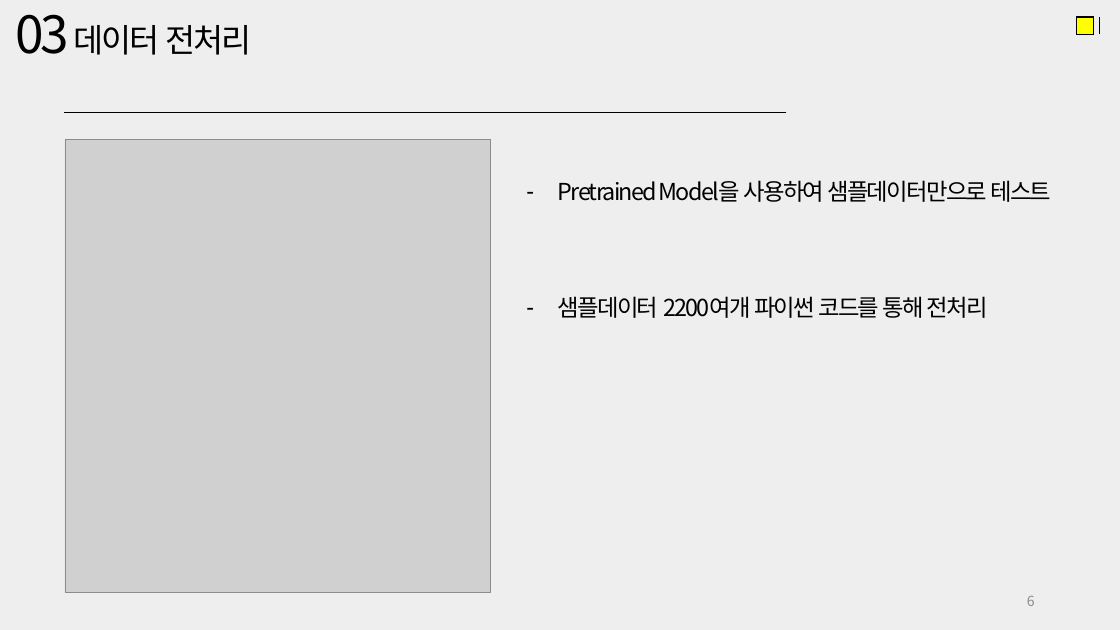
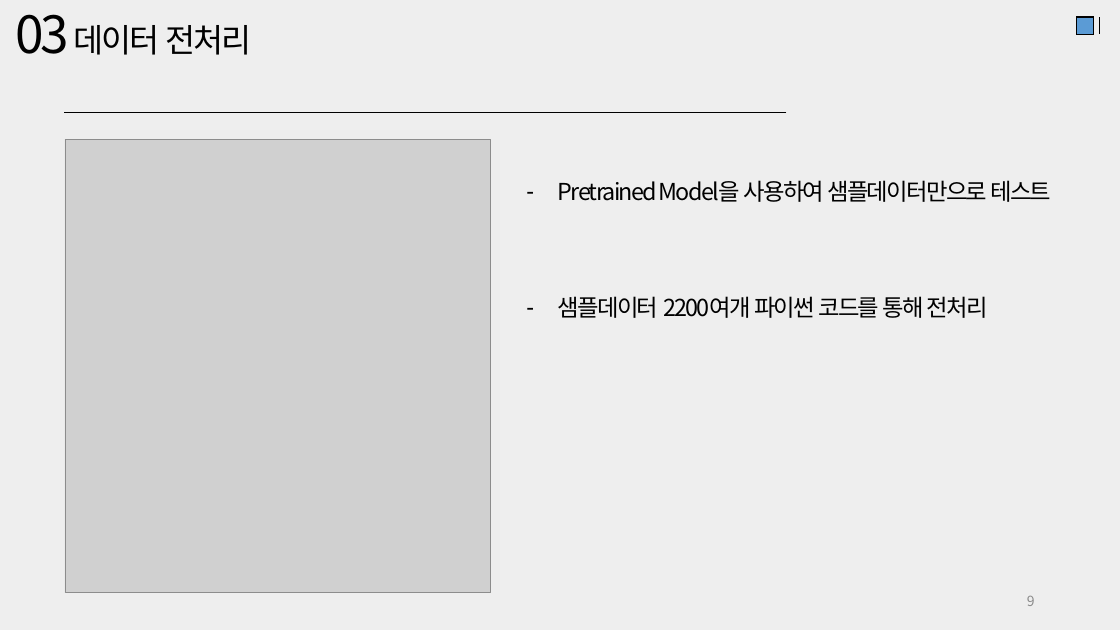
Before and after one commit to JaeHyung-Jung/UNDERDOG, a slide deck: slide 9 of 6주차/중간결과 발표자료.pptx (slide 6 before the commit). Drawn at 1120x630 pixels with LibreOffice and Linux fonts; fonts in the diff are those of the drawing; grey boxes stand for pictures. Boxes give left, top, right and bottom in pixels: in the first picture for what was removed or moved away, otherwise in the second. Text is boxed around its words. In the diff, an @@ line names an element or a change of style, - is before the commit and + after.

```diff
--- a/6주차/중간결과 발표자료.pptx
+++ b/6주차/중간결과 발표자료.pptx
@@ rectangle at bbox=[1076, 17, 1094, 34]: fill #FFFF00 to #5B9BD5 @@
@@ page number at bbox=[1027, 596, 1035, 606]: text changed @@
-6
+9
```
Also in this commit, not shown: 9 other slides changed, 3 slides added.
